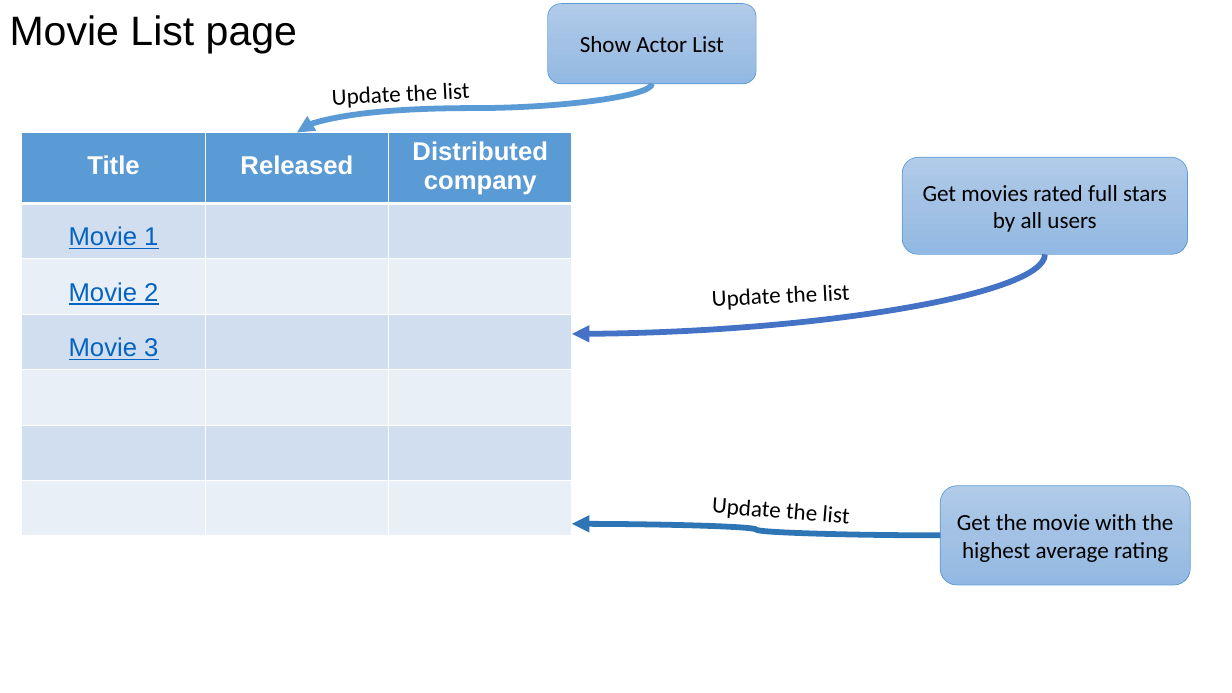
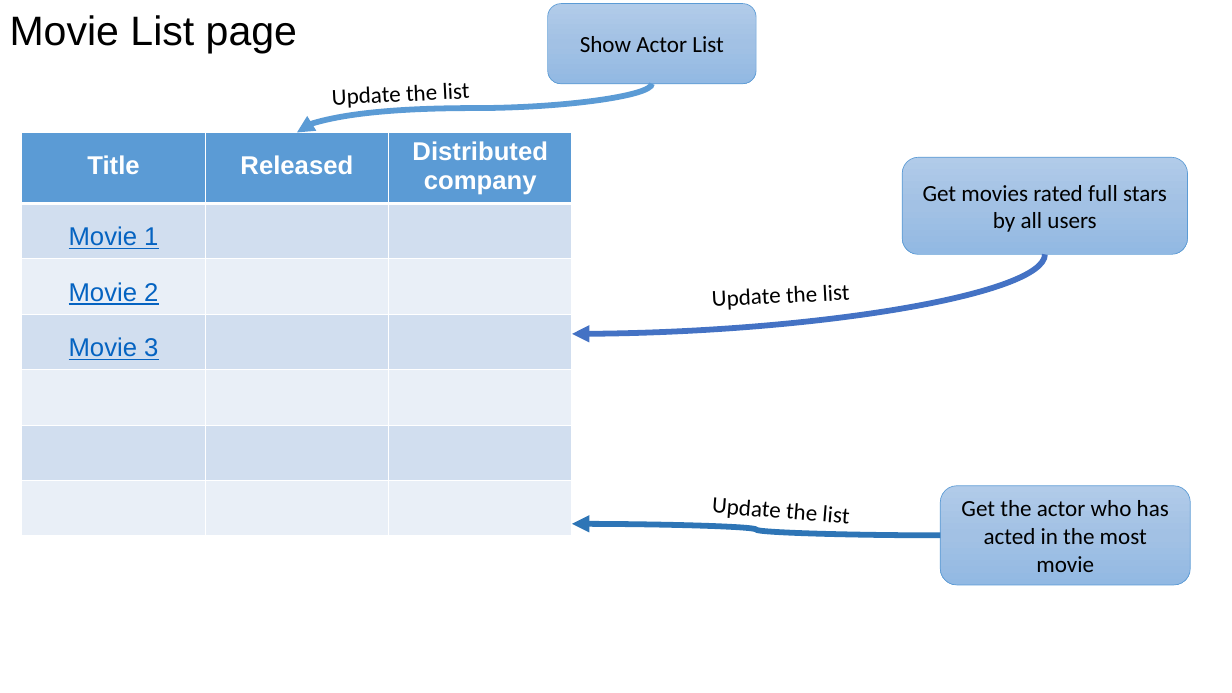
Before and after one commit to Shih-ChunHuang/Frontend-webService, a slide deck: slide 2 of 304-UI.pptx. Drawn at 1232x693 pixels with LibreOffice and Linux fonts; fonts in the diff are those of the drawing. Boxes give left, top, right and bottom in pixels: in the first picture for what was removed or moved away, otherwise in the second. Text is boxed around its words. In the diff, an @@ line names an element or a change of style, - is before the commit and + after.

Commit message:
update UI

```diff
--- a/304-UI.pptx
+++ b/304-UI.pptx
@@ text in rounded rectangle at [961,500,1169,572]: text changed @@
-Get the movie with the highest average rating
+Get the actor who has acted in the most movie
```
